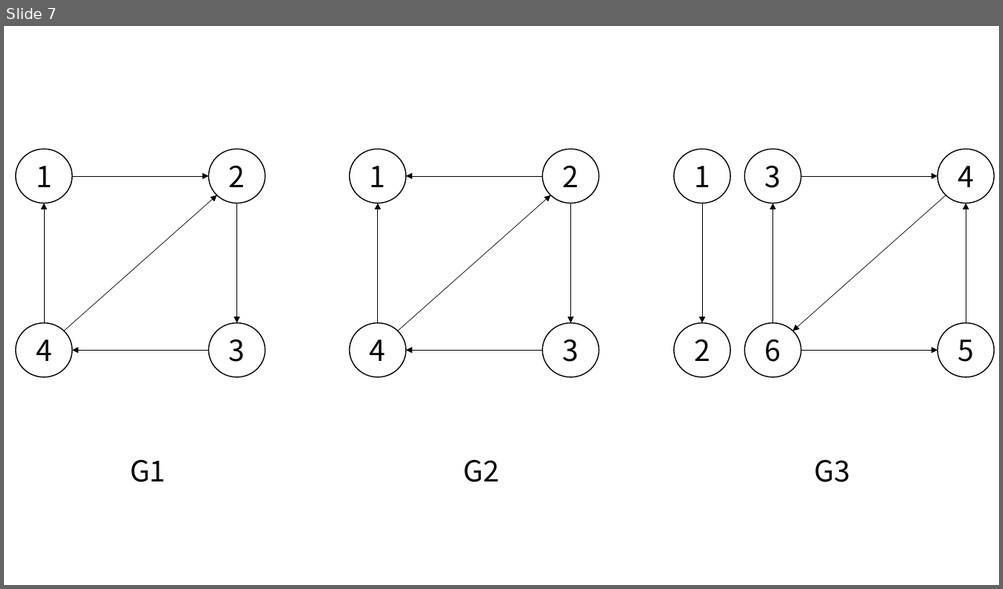
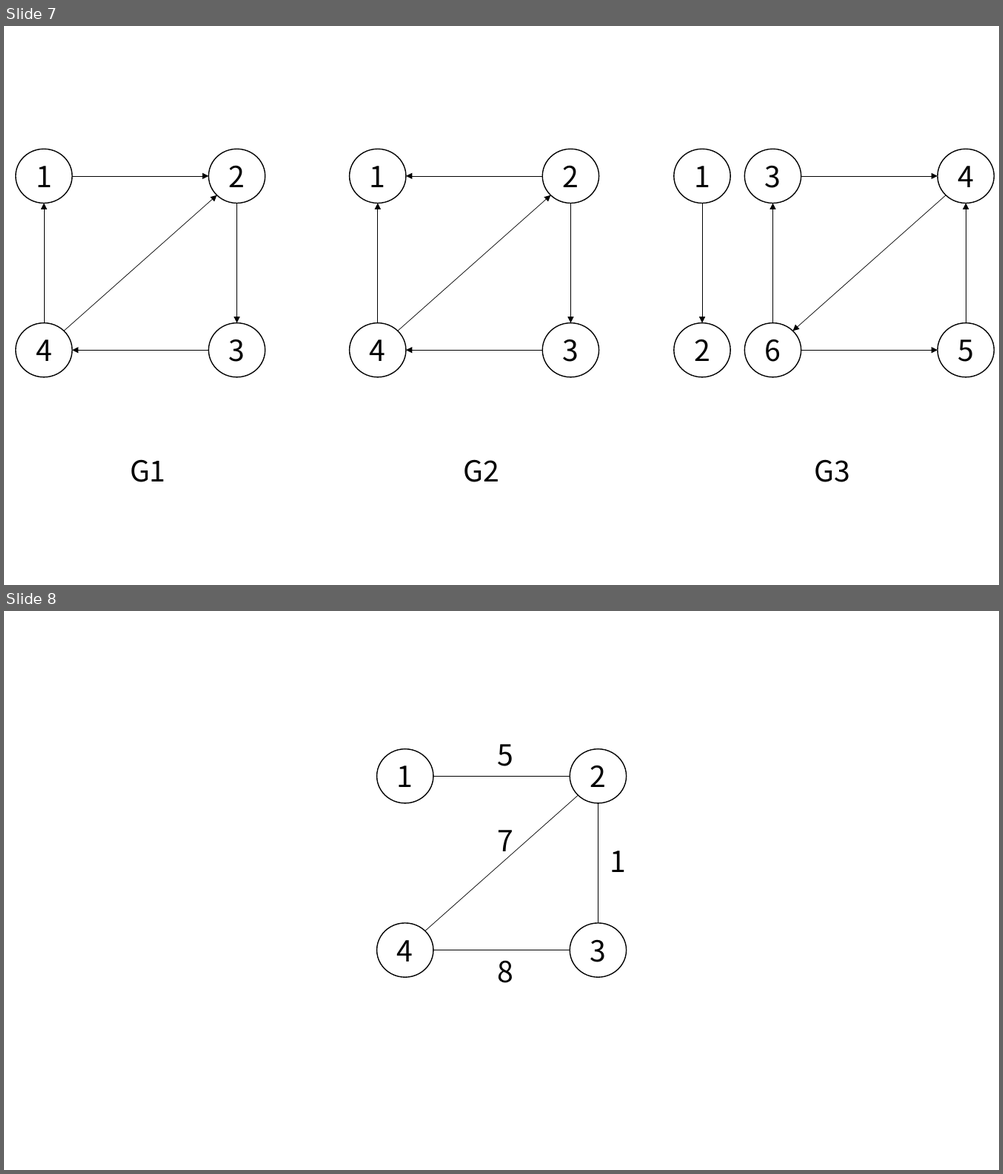
Before and after one commit to glitter1221/algorithm, a slide deck: graph/graph.pptx. Shown one above the other, each under a label of ours: slide 7 before the commit, slides 7 and 8 after it. The pictures are 1003x589 and 1003x1174 pixels, drawn with LibreOffice and Linux fonts; fonts in the diff are those of the drawing. Boxes give left, top, right and bottom in pixels: in the first picture for what was removed or moved away, otherwise in the second. Text is boxed around its words. In the diff, an @@ line names an element or a change of style, - is before the commit and + after.

```diff
--- a/graph/graph.pptx
+++ b/graph/graph.pptx
@@ slide 8 added at box(4, 611, 999, 1170), background #FFFFFF @@
@@ ellipse added at box(377, 749, 434, 803), outline #000000 1 pt, 28 pt, text #000000 @@
+1
@@ text added at box(498, 744, 514, 766), 28 pt, text #000000 @@
+5
@@ ellipse added at box(569, 749, 626, 803), outline #000000 1 pt, 28 pt, text #000000 @@
+2
@@ line added from (433, 776) to (569, 776), #000000 0.5 pt @@
@@ line added from (425, 931) to (578, 795), #000000 0.5 pt @@
@@ line added from (598, 803) to (598, 923), #000000 0.5 pt @@
@@ text added at box(498, 830, 514, 860), 28 pt, text #000000 @@
+7
@@ text added at box(609, 851, 626, 872), 28 pt, text #000000 @@
+1
@@ ellipse added at box(377, 923, 434, 978), outline #000000 1 pt, 28 pt, text #000000 @@
+4
@@ ellipse added at box(569, 923, 626, 978), outline #000000 1 pt, 28 pt, text #000000 @@
+3
@@ line added from (433, 951) to (569, 951), #000000 0.5 pt @@
@@ text added at box(498, 961, 514, 983), 28 pt, text #000000 @@
+8
```
Also in this commit, not shown: 2 other slides added, 4 other files.
